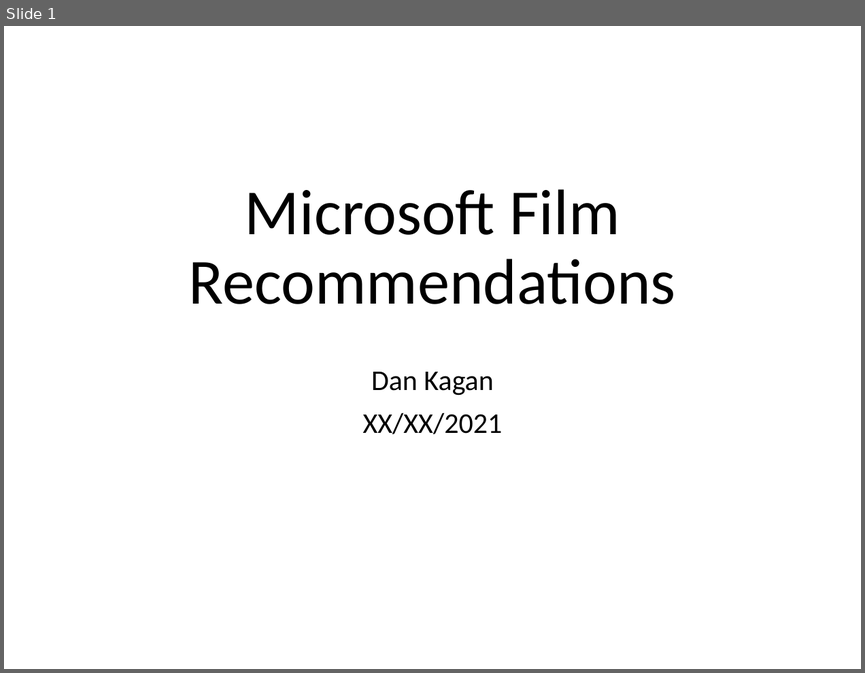
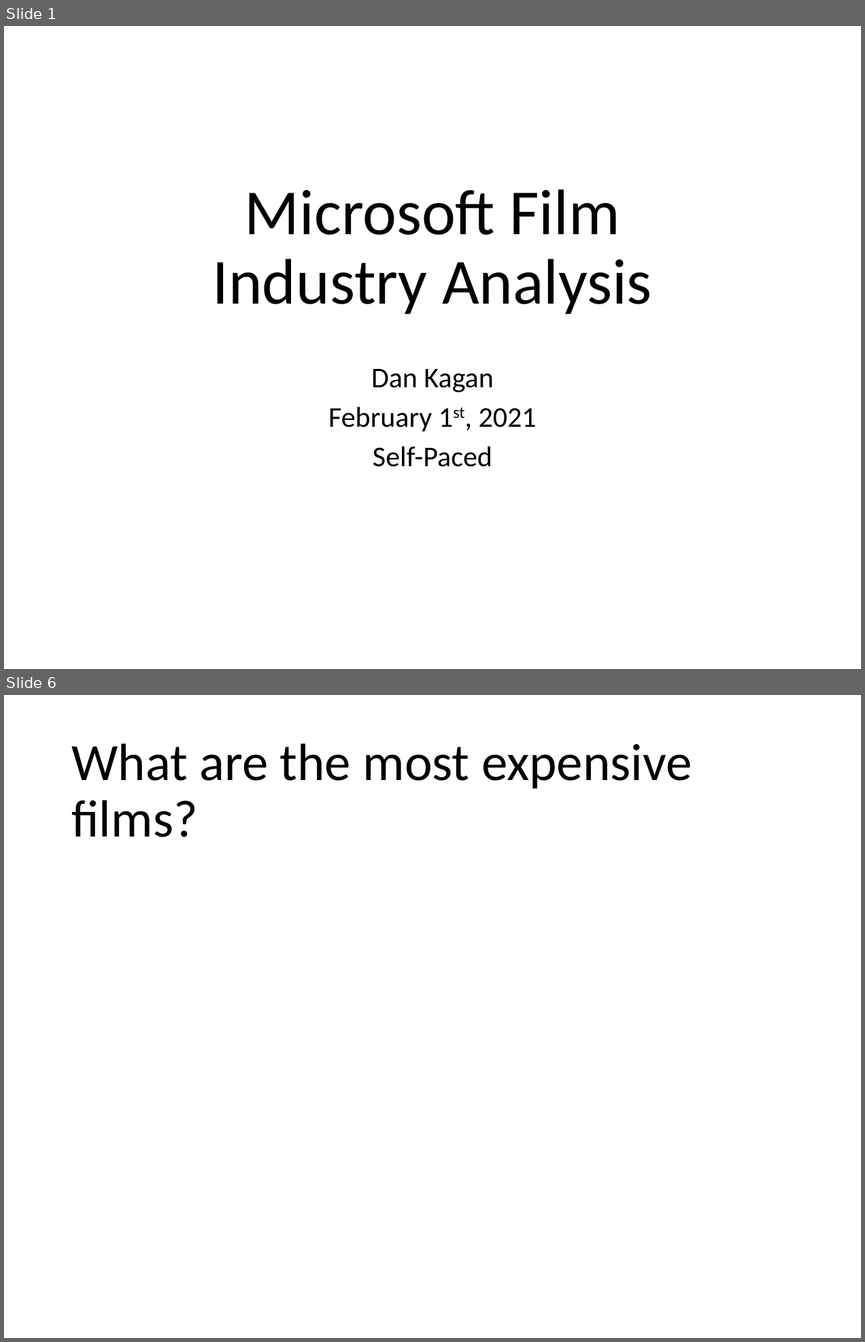
Before and after one commit to kagada01/dsc-mod-1-project-v2-1-online-ds-sp-000, a slide deck: Presentation.pptx. Shown one above the other, each under a label of ours: slide 1 before the commit, slides 1 and 6 after it; the slides between them are not shown. The pictures are 865x673 and 865x1342 pixels, drawn with LibreOffice and Linux fonts; fonts in the diff are those of the drawing. Boxes give left, top, right and bottom in pixels: in the first picture for what was removed or moved away, otherwise in the second. Text is boxed around its words. In the diff, an @@ line names an element or a change of style, - is before the commit and + after.

```diff
--- a/Presentation.pptx
+++ b/Presentation.pptx
@@ slide 6 added at (x1=4, y1=695, x2=861, y2=1338), background #FFFFFF @@
@@ title added at (x1=71, y1=743, x2=692, y2=837), 44 pt, text #000000 @@
+What are the most expensive films?
@@ slide 1 changed as well @@
@@ title at (x1=213, y1=189, x2=652, y2=314): text changed @@
-Microsoft Film Recommendations
+Microsoft Film Industry Analysis
@@ subtitle at (x1=371, y1=369, x2=493, y2=393): line spacing 0.9 to 0.8 @@
@@ subtitle at (x1=328, y1=406, x2=536, y2=467): text changed @@
-XX/XX/2021
+February 1st, 2021
+Self-Paced
```
Also in this commit, not shown: 1 other slide changed, 6 other slides added, 2 slides removed, 1 other file.
